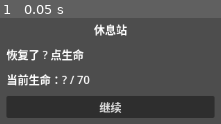
Above: before the commit, frame 1.
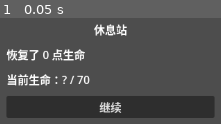
Above: after the commit, the same moment.

Repository: archer47-qingmei/AIGameTest2
Game: Godot game, scene res://rest/RestScreen.tscn
Same seed, same stepped clock (60 frames per second), same inputs: the game is played once before the commit and once after it. This scene is started directly instead of the project's main scene.
Inputs:
- Up to frame 1 (0.05 s): no input

The runs differ from the first frame. In frame 1, 1.1% of the frame differs, in the area x 19-39%, y 29-41%.
Error before the commit: Invalid access to property or key 'max_hp' on a base object of type 'Nil'. (res://rest/RestScreen.gd:9)
Error after the commit: Invalid access to property or key 'hp' on a base object of type 'Nil'. (res://rest/RestScreen.gd:10)

Commit message:
refactor: move rest heal logic to GameManager, RestScreen only displays

Diff:
--- a/GameManager.gd
+++ b/GameManager.gd
@@ -11,6 +11,7 @@
 
 var current_phase: Phase = Phase.MENU
 var player_state: PlayerState
+var last_rest_heal: int = 0
 
 func start_new_run() -> void:
 	player_state = PlayerState.new()
@@ -41,6 +42,8 @@
 	get_tree().change_scene_to_file("res://reward/RewardScreen.tscn")
 
 func go_to_rest() -> void:
+	last_rest_heal = int(player_state.max_hp * 0.3)
+	player_state.hp = mini(player_state.hp + last_rest_heal, player_state.max_hp)
 	current_phase = Phase.REST
 	get_tree().change_scene_to_file("res://rest/RestScreen.tscn")
 
--- a/rest/RestScreen.gd
+++ b/rest/RestScreen.gd
@@ -6,8 +6,6 @@
 
 func _ready() -> void:
 	var state: PlayerState = GameManager.player_state
-	var heal: int = int(state.max_hp * 0.3)
-	state.hp = min(state.hp + heal, state.max_hp)
-	_lbl_heal.text = "恢复了 %d 点生命" % heal
+	_lbl_heal.text = "恢复了 %d 点生命" % GameManager.last_rest_heal
 	_lbl_hp.text = "当前生命：%d / %d" % [state.hp, state.max_hp]
 	_btn_continue.pressed.connect(GameManager.go_to_map)
